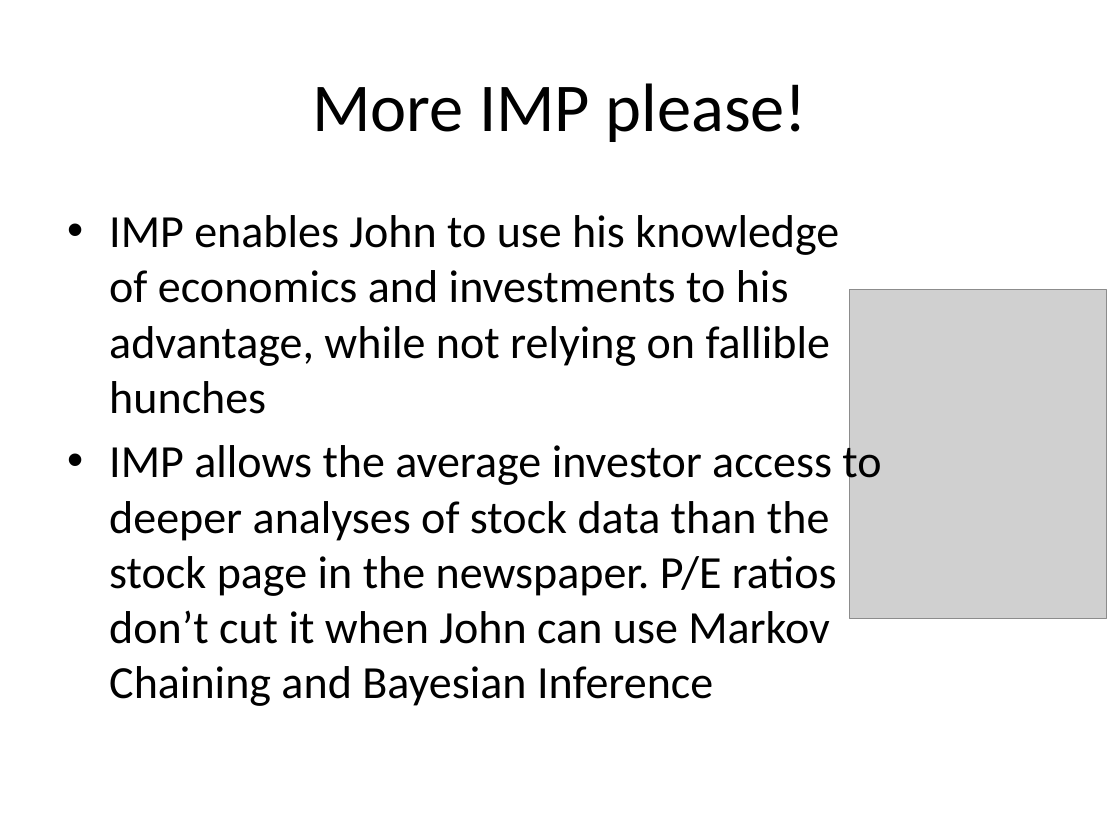
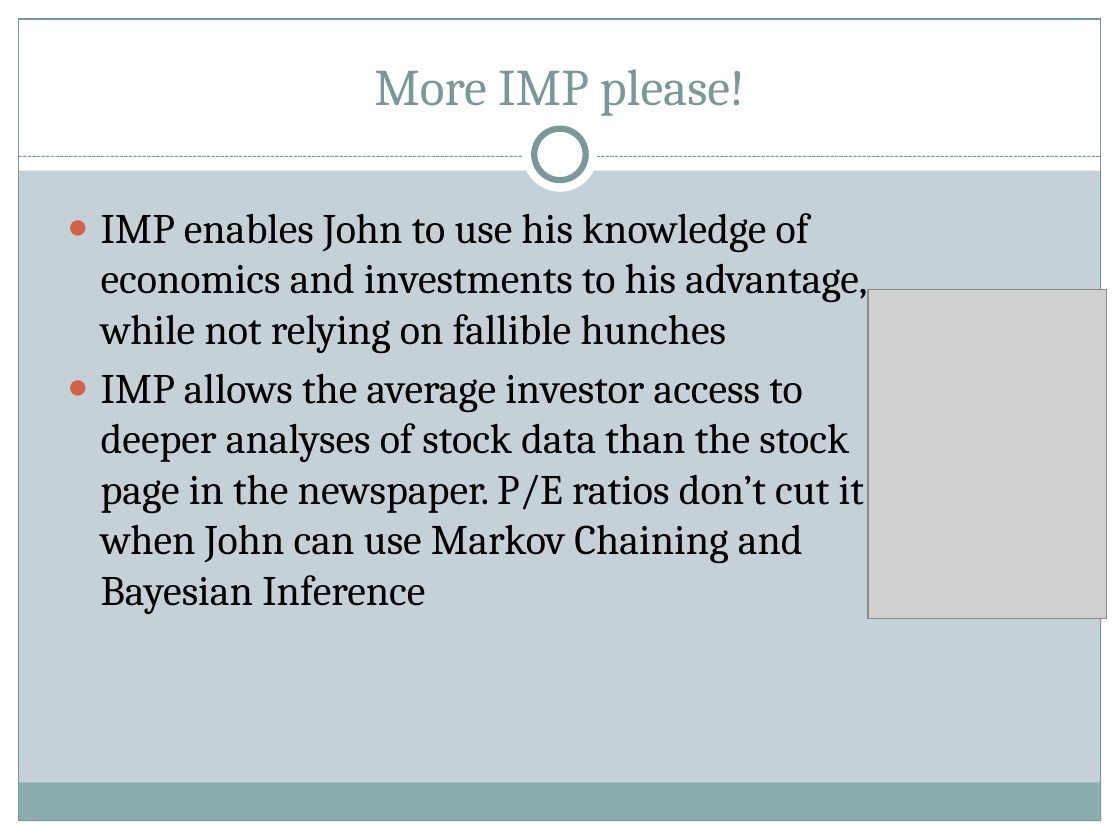
Before and after one commit to ChrisBye/rpi-imp, a slide deck: slide 8 of final presentation/justification and vision.pptx. Drawn at 1120x840 pixels with LibreOffice and Linux fonts; fonts in the diff are those of the drawing; grey boxes stand for pictures. Boxes give left, top, right and bottom in pixels: in the first picture for what was removed or moved away, otherwise in the second. Text is boxed around its words. In the diff, an @@ line names an element or a change of style, - is before the commit and + after.

```diff
--- a/final presentation/justification and vision.pptx
+++ b/final presentation/justification and vision.pptx
@@ background #FFFFFF to #C5D1D7 @@
@@ rectangle added at box(0, 0, 1120, 170), fill #FFFFFF @@
@@ rectangle added at box(0, 0, 19, 840), fill #FFFFFF @@
@@ rectangle added at box(19, 19, 1101, 821), outline #7C999A 0.75 pt @@
@@ title "More IMP please!": place and size @@
-title "More IMP please!" at box(312, 83, 807, 142)
+title "More IMP please!" at box(374, 69, 745, 116)
@@ title "More IMP please!" at box(374, 69, 745, 116): size 44 to 33 pt, font Calibri to Cambria, text colour #000000 to #7C999A; vertical alignment middle to bottom @@
@@ rectangle added at box(1101, 0, 1120, 840), fill #FFFFFF @@
@@ ellipse added at box(523, 118, 598, 193), fill #FFFFFF @@
@@ ellipse added at box(534, 129, 586, 180), fill #FFFFFF, outline #7C999A 4 pt @@
@@ line added from (19, 157) to (1101, 157), #7C999A 0.75 pt dashed @@
@@ text "IMP enables John to use ..." at box(101, 213, 867, 614): size 29.6 to 27 pt, font Calibri to Cambria; bullet • to ● @@
@@ picture: place and size @@
-picture at box(849, 289, 1105, 618)
+picture at box(868, 289, 1107, 618)
@@ rectangle added at box(18, 783, 1100, 821), fill #8CADAE @@
@@ rectangle added at box(0, 821, 1120, 840), fill #FFFFFF @@
```
Also in this commit, not shown: 10 other slides changed.
